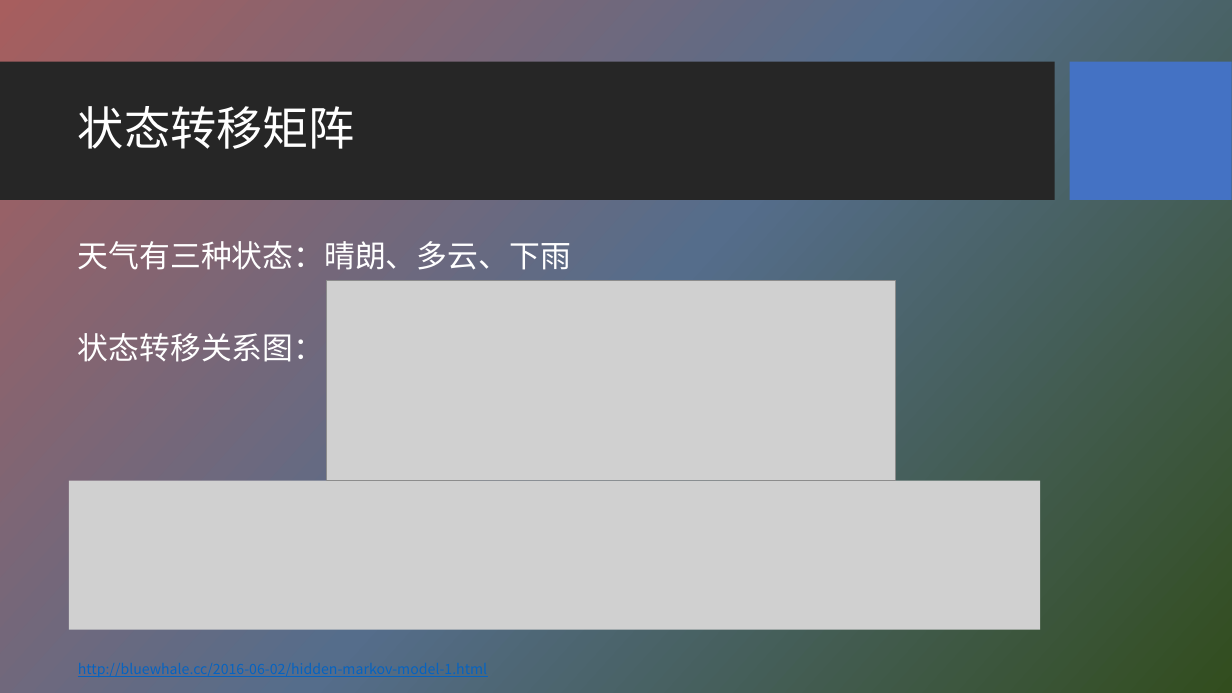
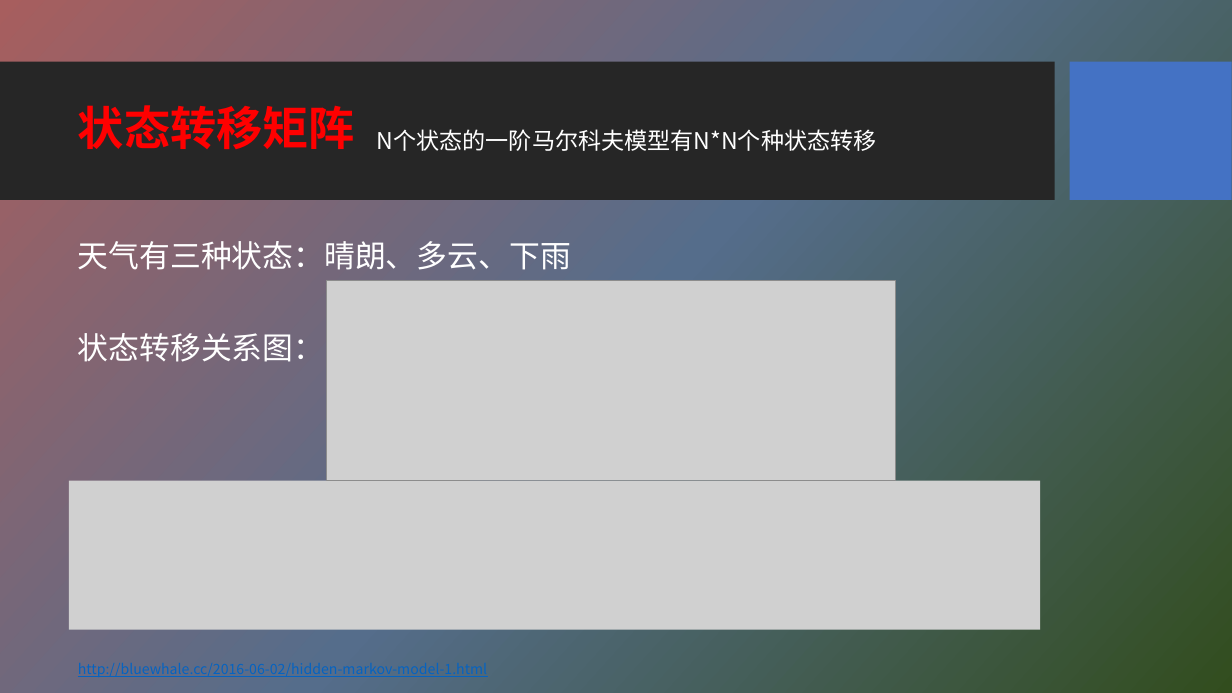
Before and after one commit to HBU/NLP_PPT, a slide deck: slide 7 of PPT-2020/ch04 隐马尔科夫模型.pptx. Drawn at 1232x693 pixels with LibreOffice and Linux fonts; fonts in the diff are those of the drawing; grey boxes stand for pictures; background and template pictures are left out. Boxes give left, top, right and bottom in pixels: in the first picture for what was removed or moved away, otherwise in the second. Text is boxed around its words. In the diff, an @@ line names an element or a change of style, - is before the commit and + after.

```diff
--- a/PPT-2020/ch04 隐马尔科夫模型.pptx
+++ b/PPT-2020/ch04 隐马尔科夫模型.pptx
@@ title "状态转移矩阵" at <box>78,105,355,149</box>: text colour #FFFFFF to #FF0000, bold on @@
@@ text added at <box>377,129,877,151</box>, 18 pt, text #FFFFFF @@
+N个状态的一阶马尔科夫模型有N*N个种状态转移
```
Also in this commit, not shown: 19 other slides changed.
